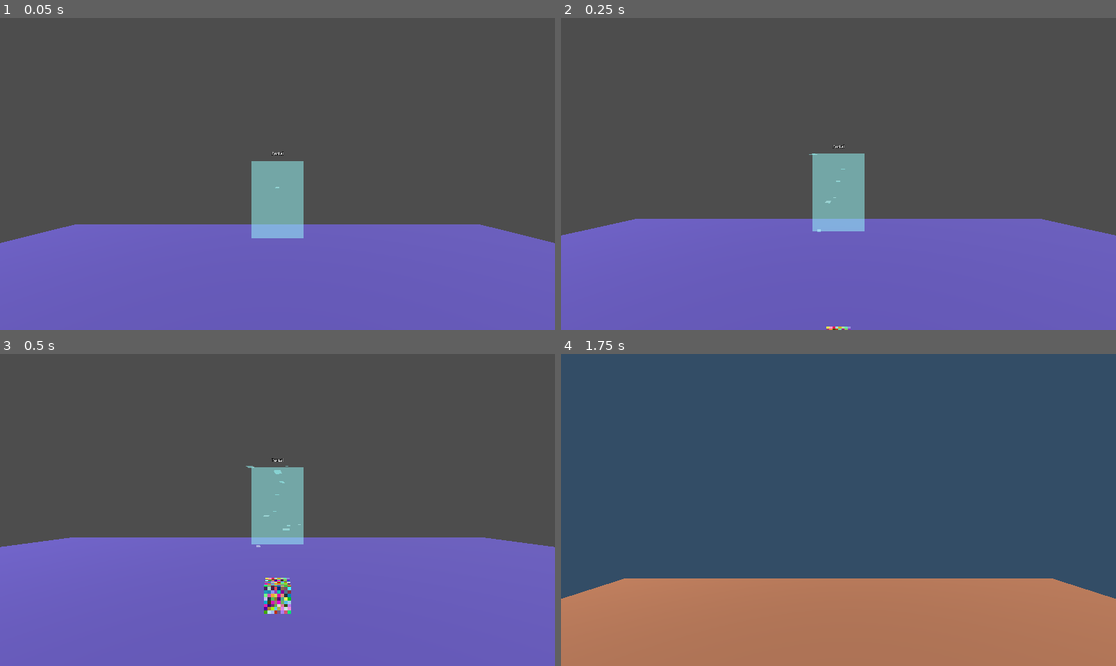
Above: before the commit, frames 1-4 (two rows, left to right).
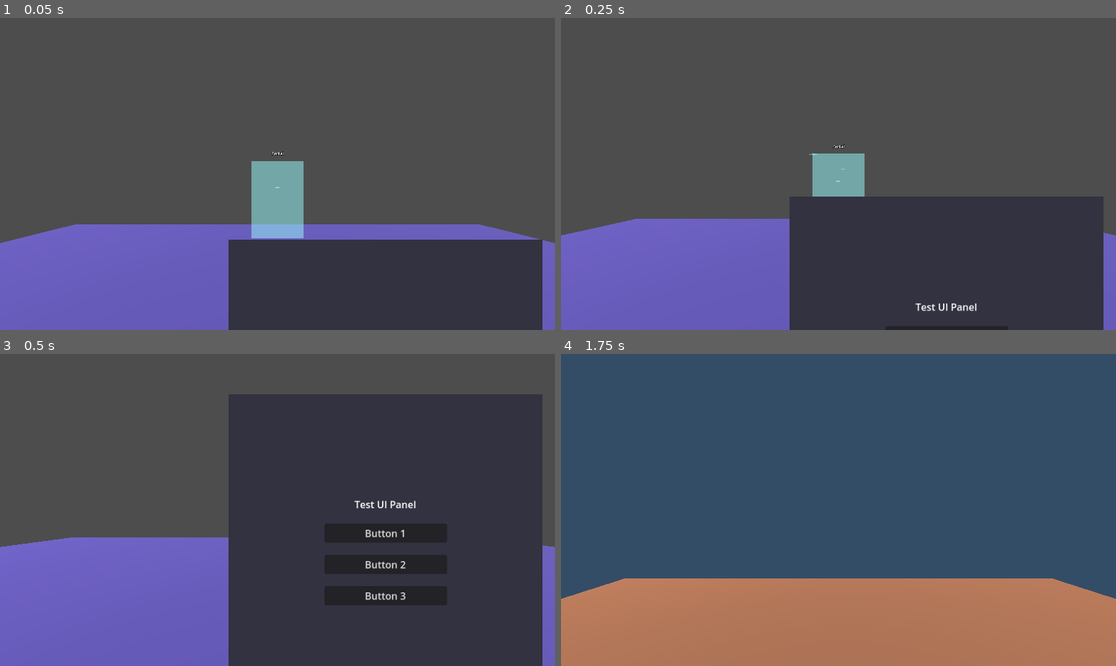
Above: after the commit, the same moments.

Repository: jvastola/GodotPhysicsRig
Game: Godot game, scene res://MainScene.tscn
Same seed, same stepped clock (60 frames per second), same inputs: the game is played once before the commit and once after it.
Inputs (mouse positions are in pixels of both pictures, inside the frame that each line leads up to):
- Up to frame 1 (0.05 s): no input
- Up to frame 2 (0.25 s): no input
- Up to frame 3 (0.5 s): no input
- Up to frame 4 (1.75 s): move the mouse to (866, 510) at 0.52 s; hold Shift (sprint) 0.53-1.28 s; hold W (move_forward) from 0.53 s (still down); click (866, 510) at 0.67 s; tap Space (jump) at 0.77, 1.52 s; move the mouse to (810, 510) at 1.27 s; tap Shift (sprint) at 1.35 s; click (810, 510) at 1.42 s

The runs differ from the first frame. In frame 1, 16% of the frame differs, in the area x 41-98%, y 71-100%; in frame 2, 24%; in frame 3, 49%, in the area x 41-98%, y 12-100%; in frame 4, nothing differs.

Commit message:
Add UI components and viewport handling for improved interaction

Diff:
--- a/Grabbable.tscn
+++ b/Grabbable.tscn
@@ -9,8 +9,6 @@
 size = Vector3(0.3, 0.3, 0.3)
 
 [node name="Grabbable" type="RigidBody3D" groups=["grabbable"]]
-collision_layer = 1
-collision_mask = 1
 mass = 0.5
 script = ExtResource("1_grabbable")
 
--- a/MainScene.tscn
+++ b/MainScene.tscn
@@ -1,9 +1,10 @@
-[gd_scene load_steps=9 format=3 uid="uid://6hnibsqm60w3"]
+[gd_scene load_steps=10 format=3 uid="uid://6hnibsqm60w3"]
 
 [ext_resource type="PackedScene" uid="uid://cpq6v7yqk8y8j" path="res://XRPlayer.tscn" id="1_xrplayer"]
 [ext_resource type="PackedScene" uid="uid://cyi0m4x7nswyk" path="res://Portal.tscn" id="2_portal"]
 [ext_resource type="Script" uid="uid://crqnjrrq5qvuw" path="res://subdivided_cube.gd" id="3_cube"]
 [ext_resource type="Script" uid="uid://ct42jl8bcsjkj" path="res://floor_interactable.gd" id="4_floor_script"]
+[ext_resource type="PackedScene" uid="uid://b2gkx1eim00mw" path="res://UIViewport3D.tscn" id="5_ui_viewport"]
 
 [sub_resource type="Environment" id="Environment_main"]
 
@@ -58,3 +59,6 @@
 [node name="Portal" parent="." instance=ExtResource("2_portal")]
 transform = Transform3D(1, 0, 0, 0, 1, 0, 0, 0, 1, 0, 1.5, -8)
 target_scene = "res://SecondRoom.tscn"
+
+[node name="UIViewport3D" parent="." instance=ExtResource("5_ui_viewport")]
+transform = Transform3D(1, 0, 0, 0, -4.37114e-08, 1, 0, -1, -4.37114e-08, 0.69, 1.07139, -1.295)
--- /dev/null
+++ b/UIPanel.tscn
@@ -0,0 +1,51 @@
+[gd_scene format=3 uid="uid://buvibmbg15qul"]
+
+[node name="UIPanel" type="Control"]
+layout_mode = 3
+anchors_preset = 15
+anchor_right = 1.0
+anchor_bottom = 1.0
+grow_horizontal = 2
+grow_vertical = 2
+
+[node name="ColorRect" type="ColorRect" parent="."]
+layout_mode = 1
+anchors_preset = 15
+anchor_right = 1.0
+anchor_bottom = 1.0
+grow_horizontal = 2
+grow_vertical = 2
+color = Color(0.2, 0.2, 0.25, 1)
+
+[node name="VBoxContainer" type="VBoxContainer" parent="."]
+layout_mode = 1
+anchors_preset = 8
+anchor_left = 0.5
+anchor_top = 0.5
+anchor_right = 0.5
+anchor_bottom = 0.5
+offset_left = -100.0
+offset_top = -75.0
+offset_right = 100.0
+offset_bottom = 75.0
+grow_horizontal = 2
+grow_vertical = 2
+theme_override_constants/separation = 20
+alignment = 1
+
+[node name="Label" type="Label" parent="VBoxContainer"]
+layout_mode = 2
+text = "Test UI Panel"
+horizontal_alignment = 1
+
+[node name="Button1" type="Button" parent="VBoxContainer"]
+layout_mode = 2
+text = "Button 1"
+
+[node name="Button2" type="Button" parent="VBoxContainer"]
+layout_mode = 2
+text = "Button 2"
+
+[node name="Button3" type="Button" parent="VBoxContainer"]
+layout_mode = 2
+text = "Button 3"
--- /dev/null
+++ b/UIViewport3D.tscn
@@ -0,0 +1,40 @@
+[gd_scene load_steps=7 format=3 uid="uid://b2gkx1eim00mw"]
+
+[ext_resource type="Script" uid="uid://d20mjy3mr3gyp" path="res://ui_viewport_3d.gd" id="1_ui_script"]
+[ext_resource type="PackedScene" uid="uid://buvibmbg15qul" path="res://UIPanel.tscn" id="2_ui_panel"]
+
+[sub_resource type="ViewportTexture" id="ViewportTexture_ui"]
+viewport_path = NodePath("SubViewport")
+
+[sub_resource type="StandardMaterial3D" id="StandardMaterial3D_ui"]
+resource_local_to_scene = true
+transparency = 1
+shading_mode = 0
+albedo_texture = SubResource("ViewportTexture_ui")
+
+[sub_resource type="QuadMesh" id="QuadMesh_ui"]
+size = Vector2(2, 2)
+
+[sub_resource type="BoxShape3D" id="BoxShape3D_ui"]
+size = Vector3(2, 2, 0.01)
+
+[node name="UIViewport3D" type="Node3D"]
+script = ExtResource("1_ui_script")
+
+[node name="SubViewport" type="SubViewport" parent="."]
+render_target_update_mode = 1
+
+[node name="UIPanel" parent="SubViewport" instance=ExtResource("2_ui_panel")]
+
+[node name="MeshInstance3D" type="MeshInstance3D" parent="."]
+transform = Transform3D(1, 0, 0, 0, -4.37114e-08, -1, 0, 1, -4.37114e-08, 0, 0, 0)
+material_override = SubResource("StandardMaterial3D_ui")
+cast_shadow = 0
+mesh = SubResource("QuadMesh_ui")
+
+[node name="StaticBody3D" type="StaticBody3D" parent="MeshInstance3D"]
+collision_layer = 32
+collision_mask = 0
+
+[node name="CollisionShape3D" type="CollisionShape3D" parent="MeshInstance3D/StaticBody3D"]
+shape = SubResource("BoxShape3D_ui")
--- /dev/null
+++ b/ui_viewport_3d.gd
@@ -0,0 +1,150 @@
+extends Node3D
+
+# UI Viewport 3D that handles pointer events and translates them to 2D UI interactions
+# This script sits on the root Node3D and handles pointer interaction with the viewport
+
+@export var pointer_group: StringName = &"pointer_interactable"
+@export var ui_size: Vector2 = Vector2(512, 512)  # Match viewport size
+@export var quad_size: Vector2 = Vector2(2, 2)     # Match QuadMesh size
+@export var debug_coordinates: bool = false        # Print UV/viewport coordinates for debugging
+@export var flip_v: bool = true                   # Flip V coordinate to match UI top-left origin
+
+@onready var viewport: SubViewport = get_node_or_null("SubViewport") as SubViewport
+@onready var mesh_instance: MeshInstance3D = get_node_or_null("MeshInstance3D") as MeshInstance3D
+
+var _last_mouse_pos: Vector2 = Vector2(-1, -1)
+var _is_hovering: bool = false
+var _is_pressed: bool = false
+
+func _ready() -> void:
+	if pointer_group != StringName(""):
+		add_to_group(pointer_group)
+
+	if viewport:
+		viewport.size = Vector2i(int(ui_size.x), int(ui_size.y))
+		viewport.render_target_update_mode = SubViewport.UPDATE_ALWAYS
+		viewport.transparent_bg = false
+		viewport.gui_embed_subwindows = false
+
+		# Connect button signals for debug output
+		_connect_button_signals()
+
+func _connect_button_signals() -> void:
+	var button1: Button = viewport.get_node_or_null("UIPanel/VBoxContainer/Button1") as Button
+	var button2: Button = viewport.get_node_or_null("UIPanel/VBoxContainer/Button2") as Button
+	var button3: Button = viewport.get_node_or_null("UIPanel/VBoxContainer/Button3") as Button
+
+	if button1:
+		button1.pressed.connect(func(): print("Button 1 pressed!"))
+	if button2:
+		button2.pressed.connect(func(): print("Button 2 pressed!"))
+	if button3:
+		button3.pressed.connect(func(): print("Button 3 pressed!"))
+
+func handle_pointer_event(event: Dictionary) -> void:
+	if not viewport or not mesh_instance:
+		return
+
+	var event_type: String = String(event.get("type", ""))
+	var hit_pos: Vector3 = event.get("global_position", Vector3.ZERO)
+
+	# Convert 3D hit position to 2D viewport coordinates
+	var local_hit: Vector3 = mesh_instance.global_transform.affine_inverse() * hit_pos
+	var uv: Vector2 = _world_to_uv(local_hit)
+
+	if debug_coordinates:
+		print("Hit: global=", hit_pos, " local=", local_hit, " uv=", uv)
+
+	if uv.x < 0.0 or uv.x > 1.0 or uv.y < 0.0 or uv.y > 1.0:
+		# Hit outside viewport bounds
+		if _is_hovering:
+			_send_mouse_exit()
+		return
+
+	var viewport_pos: Vector2 = Vector2(uv.x * ui_size.x, uv.y * ui_size.y)
+
+	if debug_coordinates and event_type == "press":
+		print("Viewport pos: ", viewport_pos)
+
+	match event_type:
+		"enter", "hover":
+			_send_mouse_motion(viewport_pos)
+			_is_hovering = true
+		"press":
+			_send_mouse_motion(viewport_pos)
+			_send_mouse_button(viewport_pos, true, event.get("action_just_pressed", false))
+			_is_pressed = true
+		"hold":
+			_send_mouse_motion(viewport_pos)
+			if event.get("action_pressed", false) and not _is_pressed:
+				_send_mouse_button(viewport_pos, true, true)
+				_is_pressed = true
+		"release":
+			_send_mouse_motion(viewport_pos)
+			_send_mouse_button(viewport_pos, false, event.get("action_just_released", false))
+			_is_pressed = false
+		"exit":
+			_send_mouse_exit()
+			_is_hovering = false
+			_is_pressed = false
+
+func _world_to_uv(local_pos: Vector3) -> Vector2:
+	# Convert mesh-local position to UV coordinates on the quad.
+	# Use local X (left-right) and local Y (up-down) because after
+	# transforming into the mesh's local space the quad lies on its
+	# local XY plane. Map from [-half, half] to [0,1].
+	var half_size: Vector2 = quad_size * 0.5
+	if half_size.x == 0 or half_size.y == 0:
+		return Vector2(-1, -1)
+
+	var u: float = (local_pos.x / half_size.x) * 0.5 + 0.5
+	var v: float = (local_pos.y / half_size.y) * 0.5 + 0.5
+
+	# UI viewport coordinates have origin at top-left (y grows downward),
+	# while mesh local Y grows upward. Flip V by default so (top) maps to 0.
+	if flip_v:
+		v = 1.0 - v
+
+	return Vector2(u, v)
+
+func _send_mouse_motion(pos: Vector2) -> void:
+	if not viewport:
+		return
+
+	var motion_event := InputEventMouseMotion.new()
+	motion_event.position = pos
+	motion_event.global_position = pos
+
+	if _last_mouse_pos.x >= 0:
+		motion_event.relative = pos - _last_mouse_pos
+	else:
+		motion_event.relative = Vector2.ZERO
+
+	_last_mouse_pos = pos
+	viewport.push_input(motion_event)
+
+func _send_mouse_button(pos: Vector2, pressed: bool, just_changed: bool) -> void:
+	if not viewport or not just_changed:
+		return
+
+	var button_event := InputEventMouseButton.new()
+	button_event.position = pos
+	button_event.global_position = pos
+	button_event.button_index = MOUSE_BUTTON_LEFT
+	button_event.pressed = pressed
+
+	viewport.push_input(button_event)
+
+func _send_mouse_exit() -> void:
+	if _last_mouse_pos.x >= 0 and viewport:
+		# Send a mouse motion event off-screen to trigger hover exit
+		var exit_pos := Vector2(-100, -100)
+		var motion_event := InputEventMouseMotion.new()
+		motion_event.position = exit_pos
+		motion_event.global_position = exit_pos
+		motion_event.relative = exit_pos - _last_mouse_pos
+		viewport.push_input(motion_event)
+
+	_last_mouse_pos = Vector2(-1, -1)
+	_is_hovering = false
+	_is_pressed = false
Not shown: 1 places in Grabbable.tscn that only renumber resources
Not shown, added: ui_viewport_3d.gd.uid
Not shown, added: UI_EDITING_GUIDE.md
